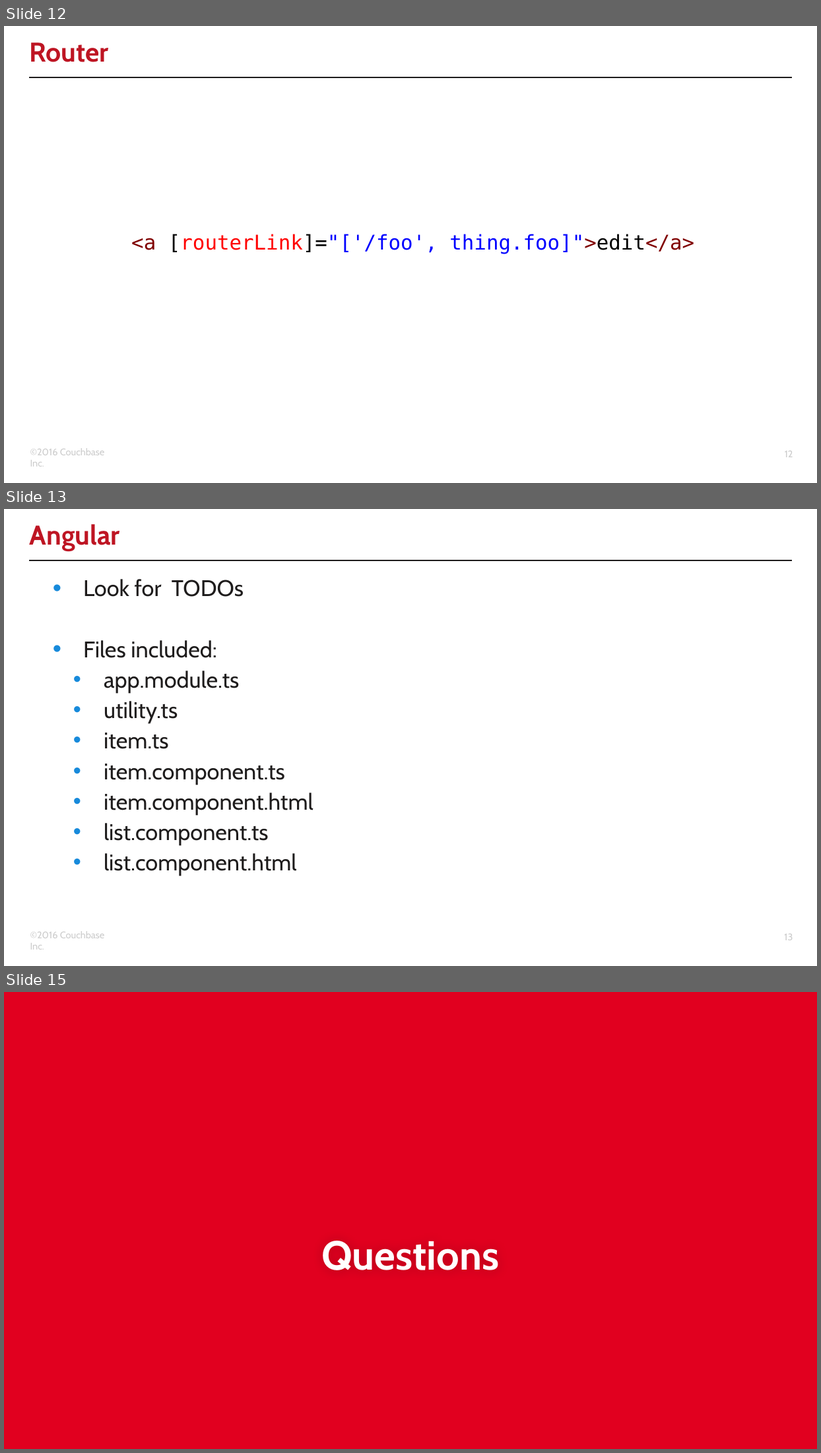
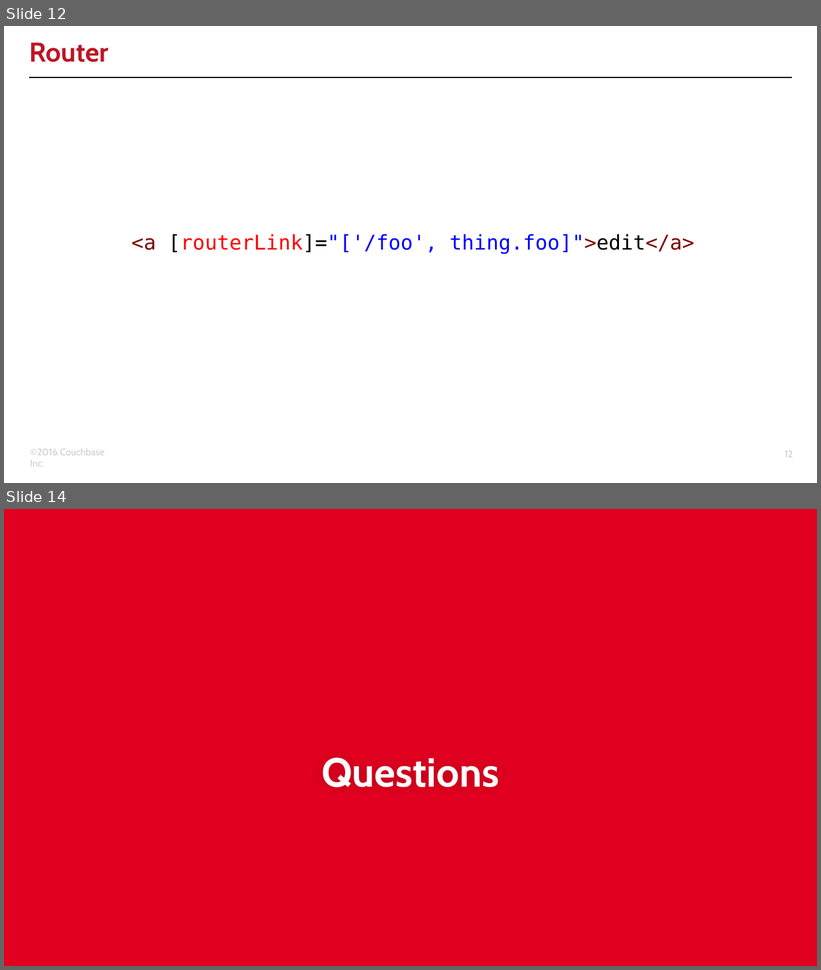
Before and after one commit to couchbaselabs/aspnet-nosql-workshop, a slide deck: 04/04.pptx. Shown one above the other, each under a label of ours: slides 12, 13 and 15 before the commit, slides 12 and 14 after it; the slides between them are not shown. The pictures are 821x1453 and 821x970 pixels, drawn with LibreOffice and Linux fonts; fonts in the diff are those of the drawing; background and template pictures are left out. Boxes give left, top, right and bottom in pixels: in the first picture for what was removed or moved away, otherwise in the second. Text is boxed around its words. In the diff, an @@ line names an element or a change of style, - is before the commit and + after.

```diff
--- a/04/04.pptx
+++ b/04/04.pptx
@@ slide 13 removed at [4,509,817,966], background #FFFFFF; not listed: 3 template elements that a slide beside it also shows @@
@@ title removed at [30,524,120,551] @@
-Angular
@@ text removed at [83,579,314,877] @@
-• Look for TODOs
-• Files included:
-  • app.module.ts
-  • utility.ts
-  • item.ts
-  • item.component.ts
-  • item.component.html
-  • list.component.ts
-  • list.component.html
@@ what was slide 15 is now slide 14 @@
```
Also in this commit, not shown: 5 slides changed, 42 other files.
